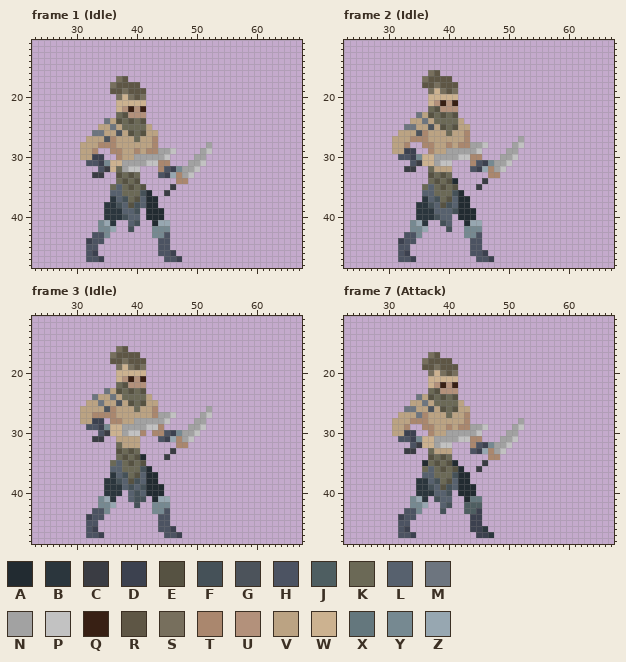
File history of a pixel-art file, NeverShallWeDie/Assets/Sprites/Enemies/Prologue/AssassinNavy/AssassinNavy.aseprite. Above is the file before it was changed.
80x64 pixels, 27 frames. Colours within 5 levels of each other are drawn and written as one. Shown: frame 1 (Idle): x 23..67, y 11..48; frame 2 (Idle): x 23..67, y 11..48; frame 3 (Idle): x 23..67, y 11..48; frame 7 (Attack): x 23..67, y 11..48. The commit also changed other frames, which this record leaves out.
Palette (. is transparent): A #222b31  B #2b363d  C #3a3c43  D #3c414f  E #565242  F #455158  G #4c535b  H #4c5362  J #4e5e61  K #6b6956  L #57616e  M #6d757f  N #a2a2a2  P #c2c2c2  Q #382014  R #5e5645  S #776f5d  T #aa876e  U #b3917b  V #bba383  W #ccb290  X #64777d  Y #768991  Z #97a7b1
The same view after the edit:
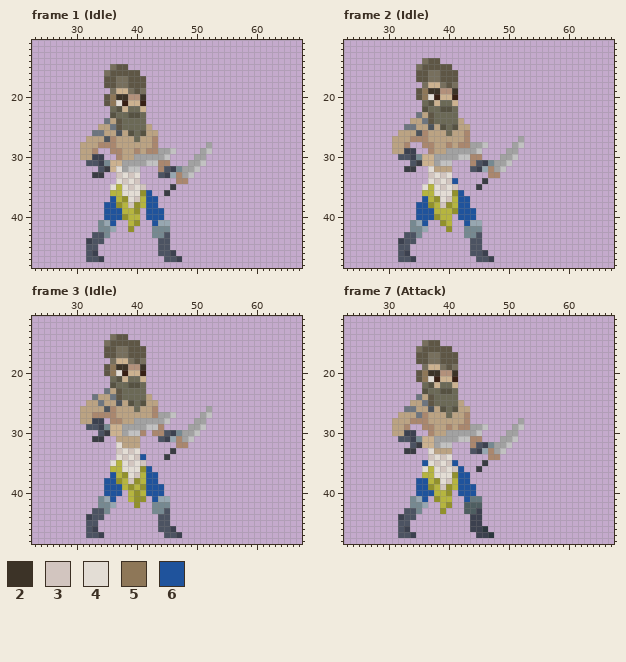
Colours new in this view: 2 #3c3327  3 #d2c5bf  4 #e3ddd5  5 #8e7758  6 #1f539c
Changes in this commit:
layer "Layer 3" added
@@ palette @@
-F #455158
+F #92912c
-L #57616e
+L #b6b53f
--- frame 1 (Idle), layers "Layer 3", "Layer 1"
@@ x 33..43 @@
 14 ...........
-15 ...........
-16 ...........
-17 ....SR.....
-18 ...SRRRR...
-19 ...RRSRRR..
-20 ....SWSRS..
-21 ....WWWWW..
-22 ....WUQUQ..
-23 ....KEUUU..
-24 ..MVEKEKE..
-25 .VVMVKKKKV.
+15 ...SRR.....
+16 ..SRRRRR...
+17 ..RRSSRRR..
+18 ..RRSSRRR..
+19 ...SWWSRS..
+20 ..R522UU2..
+21 ..R54QWWQ..
+22 ...KEWKKW..
+23 ...EKKEEK..
+24 ..MVRKKKK..
+25 .VVMRKKKKV.
 26 MMVVGVEKEVV
@@ x 33..46 @@
 31 HDYWWNNNNPPTT.
-32 .HCWKNPP...THD
-33 CC..EKEK...HDZ
-34 ....KEKE......
-35 ...KLKEKE....C
-36 ...LLKKKFA..C.
-37 ...BLFKELAA...
-38 ..BBFLEFLAA...
-39 ..BBBLLF.AAA..
-40 ..BBBFLL.AAA..
-41 .YZB..LF..AZZ.
+32 .HCW4NPP...THD
+33 CC..3434...HDZ
+34 ....4343......
+35 ...4L4343....C
+36 ...LL444F6..C.
+37 ...6LF43L66...
+38 ..66FL3FL66...
+39 ..666LLF.666..
+40 ..666FLL.666..
+41 .YZ6..LF..6ZZ.
 42 .YYZ..F...YYY.
--- frame 2 (Idle), layers "Layer 3", "Layer 1"
@@ x 33..43 @@
 13 ...........
-14 ...........
-15 ...........
-16 ....SR.....
-17 ...SRRRR...
-18 ...RRSRRR..
-19 ....SWSRS..
-20 ....WWWWW..
-21 ....WUQUQ..
-22 ....KEUUU..
-23 ..MVEKEKE..
-24 .VVMVKKKKV.
+14 ...SRR.....
+15 ..SRRRRR...
+16 ..RRSSRRR..
+17 ..RRSSRRR..
+18 ...SWWSRS..
+19 ..R522UU2..
+20 ..R54QWWQ..
+21 ...KEWKKW..
+22 ...EKKEEK..
+23 ..MVRKKKK..
+24 .VVMRKKKKV.
 25 MMVVGVEKEVV
@@ x 33..46 @@
 31 .HCWWNPP...THD
-32 CC..KVVV...HDZ
-33 ....EKEK......
-34 ....KEKEA....C
-35 ...KLKEKE...C.
-36 ...LLKKKFA....
-37 ...BLFKELAA...
-38 ..BBFLEFLAA...
-39 ..BBBLLLFAAA..
-40 ..BBBFLL.AAA..
-41 .YZB..FL..AZZ.
+32 CC..4VVV...HDZ
+33 ....3434......
+34 ....43436....C
+35 ...4L4343...C.
+36 ...LL444F6....
+37 ...6LF43L66...
+38 ..66FL3FL66...
+39 ..666LLLF666..
+40 ..666FLL.666..
+41 .YZ6..FL..6ZZ.
 42 .YYZ...F..YYY.
--- frame 3 (Idle), layers "Layer 3", "Layer 1"
@@ x 33..43 @@
 13 ...........
-14 ...........
-15 ...........
-16 ....SR.....
-17 ...SRRRR...
-18 ...RRSRRR..
-19 ....SWSRS..
-20 ....WWWWW..
-21 ....WUQUQ..
-22 ....KEUUU..
-23 ..MVEKEKE..
-24 MVVMVKKKKV.
+14 ...SRR.....
+15 ..SRRRRR...
+16 ..RRSSRRR..
+17 ..RRSSRRR..
+18 ...SWWSRS..
+19 ..R522UU2..
+20 ..R54QWWQ..
+21 ...KEWKKW..
+22 ...EKKEEK..
+23 ..MVRKKKK..
+24 MVVMRKKKKV.
 25 VMVVGVEKEVV
@@ x 33..46 @@
 31 CC..VVVV...HDZ
-32 ....KVVV......
-33 ....EKEK.....C
-34 ....KEKEA...C.
-35 ...KLKEKE.....
-36 ...LLKKKFA....
-37 ...BLFKELAA...
-38 ..BBFLEFLAA...
-39 ..BBBLFLFAAA..
-40 ..BBB.LFLAAA..
-41 .YZB..LFF.AZZ.
+32 ....4VVV......
+33 ....3434.....C
+34 ....43436...C.
+35 ...4L4343.....
+36 ...LL444F6....
+37 ...6LF43L66...
+38 ..66FL3FL66...
+39 ..666LFLF666..
+40 ..666.LFL666..
+41 .YZ6..LFF.6ZZ.
 42 .YYZ...F..YYY.
--- frame 7 (Attack), layers "Layer 3", "Layer 1"
@@ x 33..43 @@
 14 ...........
-15 ...........
-16 ...........
-17 ....SR.....
-18 ...SRRRR...
-19 ...RRSRRR..
-20 ....SWSRS..
-21 ....WWWWW..
-22 ....WUQUQ..
-23 ....KEUUU..
-24 ..MVEKEKE..
-25 .VVMVKKKKV.
+15 ...SRR.....
+16 ..SRRRRR...
+17 ..RRSSRRR..
+18 ..RRSSRRR..
+19 ...SWWSRS..
+20 ..R522UU2..
+21 ..R54QWWQ..
+22 ...KEWKKW..
+23 ...EKKEEK..
+24 ..MVRKKKK..
+25 .VVMRKKKKV.
 26 MMVVGVEKEVV
@@ x 33..46 @@
 32 .HCWWNPP...THD
-33 CC..KVVV...HDZ
-34 ....EKEK......
-35 ...AKEKEA....C
-36 ...KLKEKEA..C.
-37 ...LLKKKFAA...
-38 ..BBLFKELAA...
-39 ..BBFLEFLAAA..
-40 ..BBBLLF.AAA..
-41 .YZB.FLL..AXX.
+33 CC..4VVV...HDZ
+34 ....3434......
+35 ...643436....C
+36 ...4L43436..C.
+37 ...LL444F66...
+38 ..66LF43L66...
+39 ..66FL3FL666..
+40 ..666LLF.666..
+41 .YZ6.FLL..6XX.
 42 .YYZ..LF..JJJ.
Where, in picture pixels (left, top, right, bottom), the same in both pictures:
changed: (104, 64, 146, 130)
changed: (104, 166, 164, 232)
changed: (416, 58, 458, 124)
changed: (416, 166, 476, 232)
changed: (104, 334, 146, 400)
changed: (104, 442, 164, 508)
changed: (416, 340, 458, 406)
changed: (416, 448, 476, 514)
